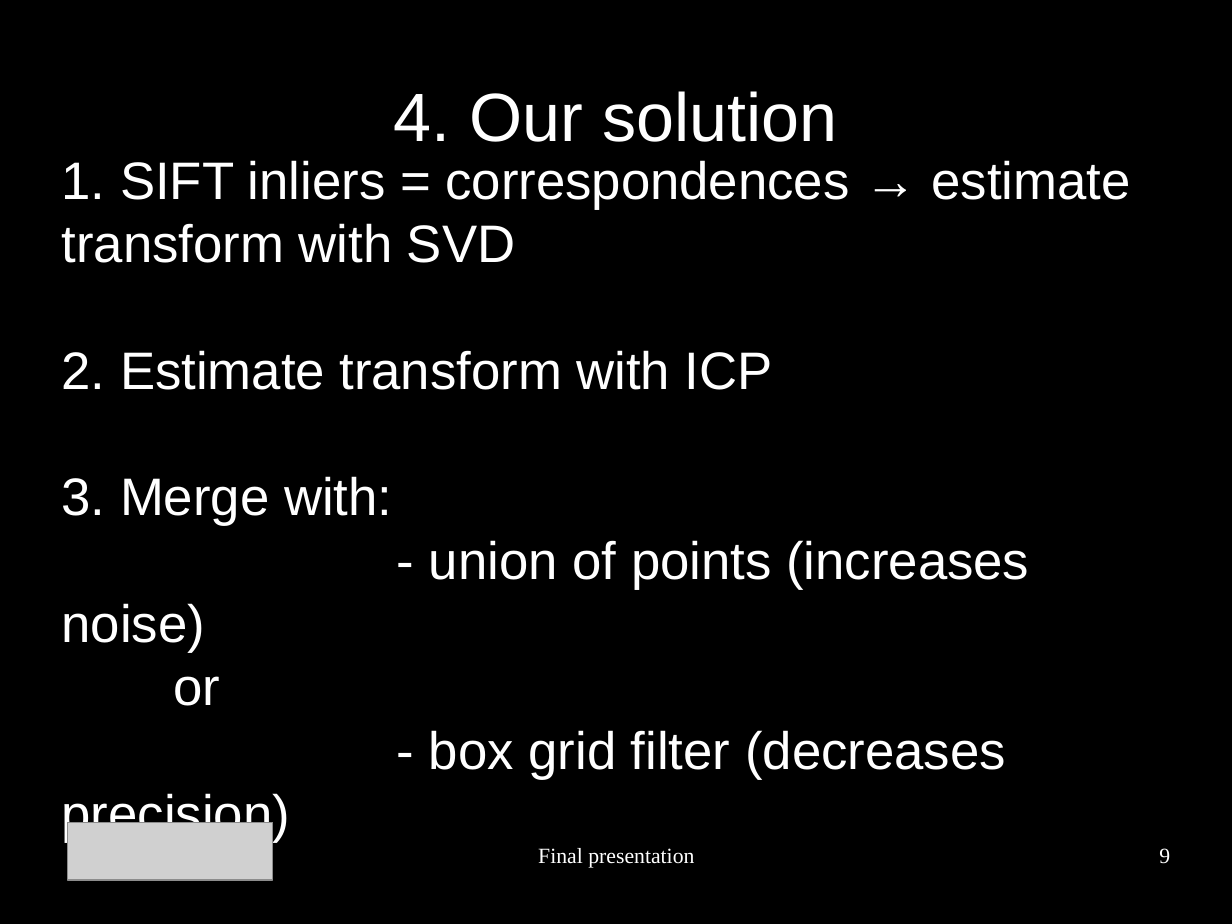
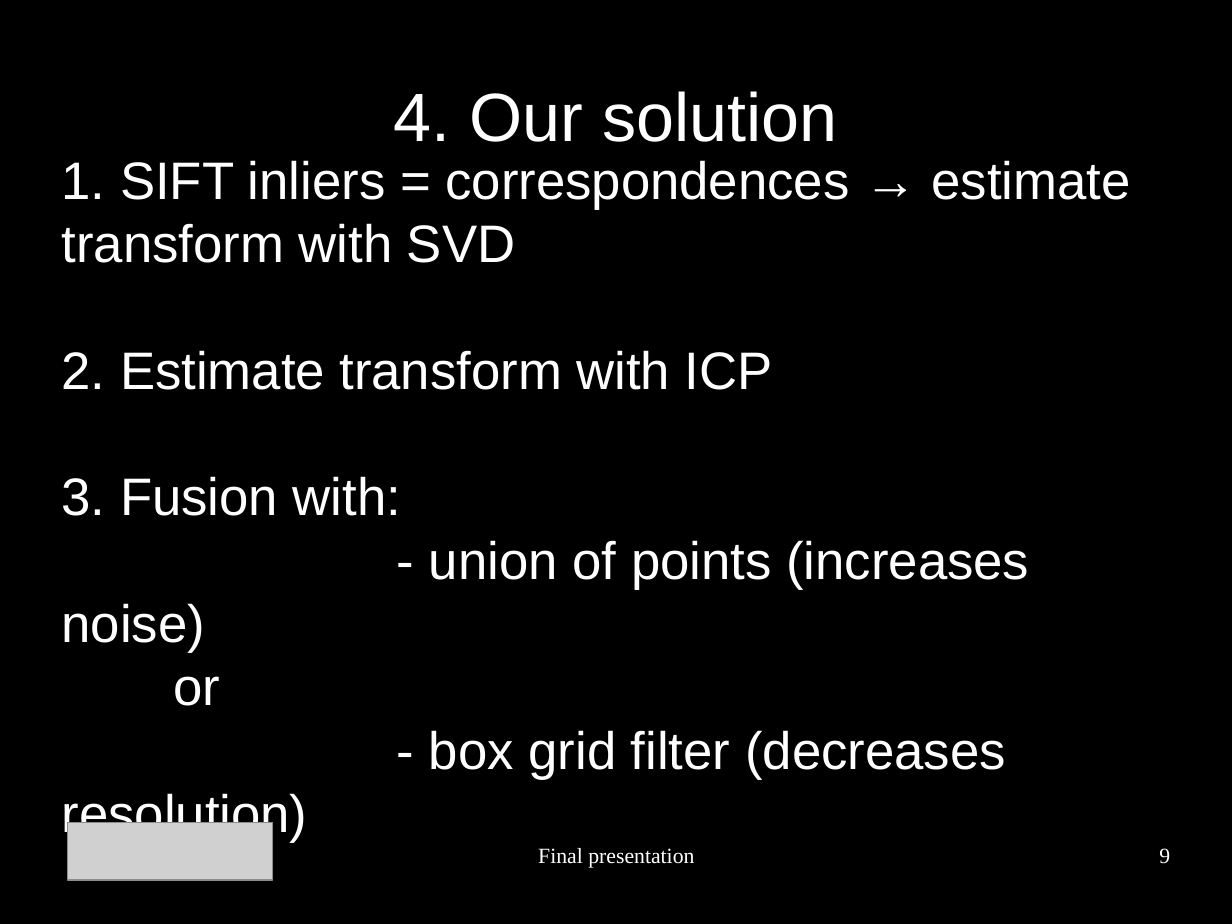
Before and after one commit to AlexVeuthey/KinectFusion, a slide deck: slide 9 of presentation_final/presentation.odp. Drawn at 1232x924 pixels with LibreOffice and Linux fonts; fonts in the diff are those of the drawing; grey boxes stand for pictures. Boxes give left, top, right and bottom in pixels: in the first picture for what was removed or moved away, otherwise in the second. Text is boxed around its words. In the diff, an @@ line names an element or a change of style, - is before the commit and + after.

```diff
--- a/presentation_final/presentation.odp
+++ b/presentation_final/presentation.odp
@@ subtitle at (x1=62, y1=476, x2=401, y2=516): text changed @@
-3. Merge with:
+3. Fusion with:
@@ subtitle at (x1=62, y1=730, x2=1006, y2=843): text changed @@
-- box grid filter (decreases precision)
+- box grid filter (decreases resolution)
```
Also in this commit, not shown: 2 other slides changed, 14 other files.
